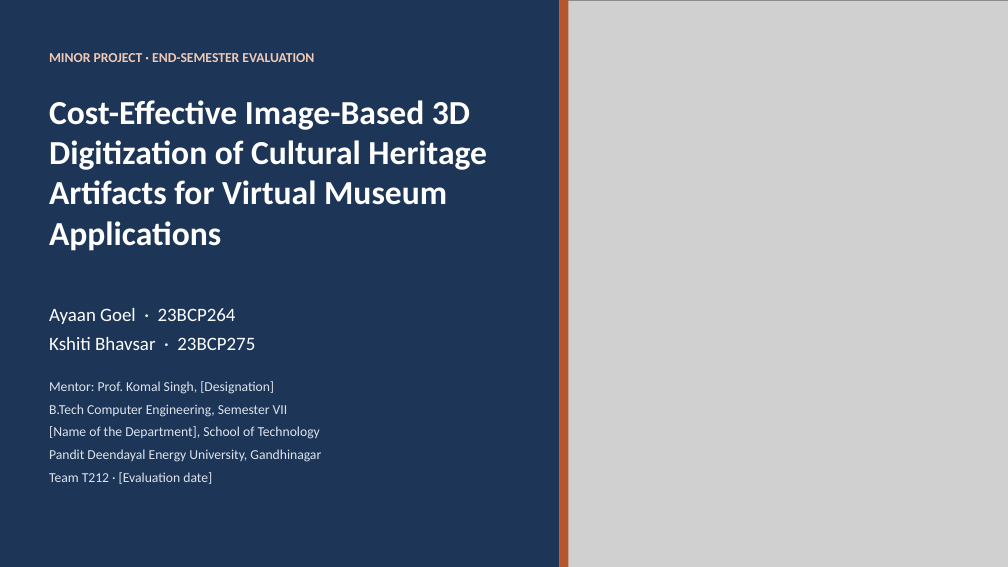
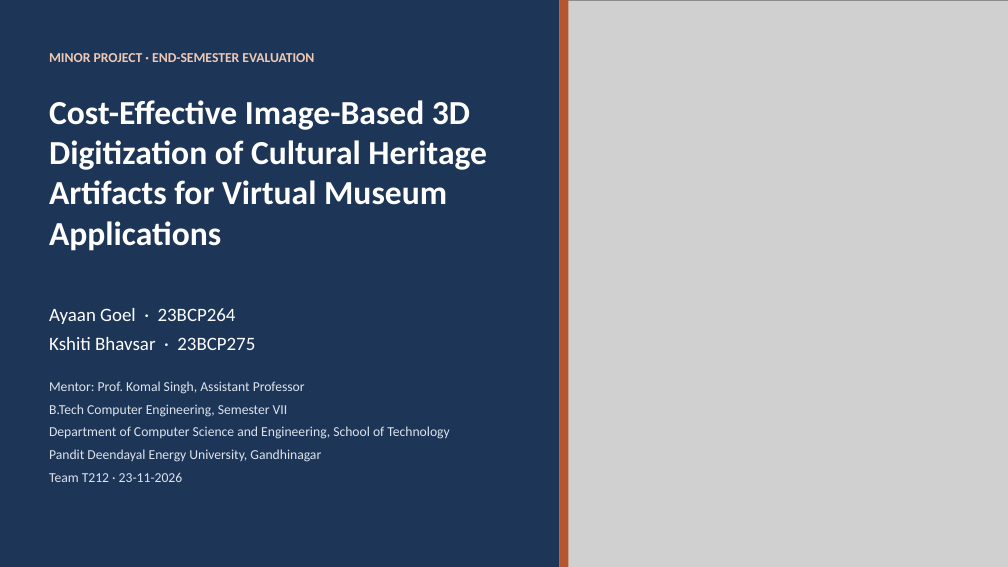
Before and after one commit to ayaan-goel/heritage3d, a slide deck: slide 1 of Deliverables/Presentation/heritage3d_Presentation.pptx. Drawn at 1008x567 pixels with LibreOffice and Linux fonts; fonts in the diff are those of the drawing; grey boxes stand for pictures. Boxes give left, top, right and bottom in pixels: in the first picture for what was removed or moved away, otherwise in the second. Text is boxed around its words. In the diff, an @@ line names an element or a change of style, - is before the commit and + after.

Commit message:
Fill guide designation, department and evaluation date in the deliverables

```diff
--- a/Deliverables/Presentation/heritage3d_Presentation.pptx
+++ b/Deliverables/Presentation/heritage3d_Presentation.pptx
@@ text at (49,381,305,394): text changed @@
-Mentor: Prof. Komal Singh, [Designation]
+Mentor: Prof. Komal Singh, Assistant Professor
@@ text at (49,426,449,439): text changed @@
-[Name of the Department], School of Technology
+Department of Computer Science and Engineering, School of Technology
@@ text at (49,473,183,482): text changed @@
-Team T212 · [Evaluation date]
+Team T212 · 23-11-2026
```
Also in this commit, not shown: 9 other files.
